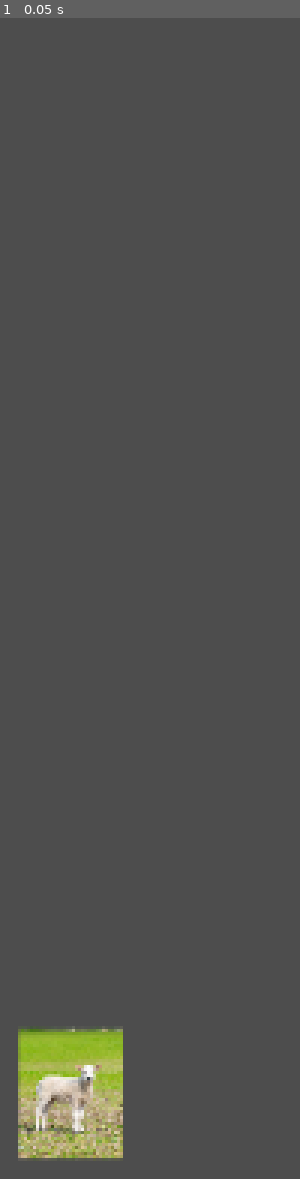
Above: before the commit, frame 1.
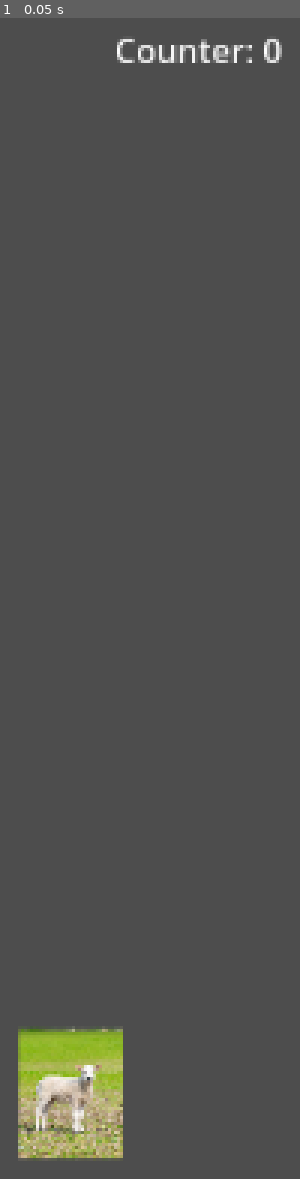
Above: after the commit, the same moment.

Repository: FrostyJoel/GameJam121124
Game: Godot game, scene res://scenes/count_sheep_minigame.tscn
Two runs of this game, one before a commit and one after it. Both use one fixed random seed, a clock stepped at 60 frames per second and the inputs below. This scene is started directly instead of the project's main scene.
Inputs:
- Up to frame 1 (0.05 s): no input

The runs differ from the first frame. In frame 1, 0.5% of the frame differs, in the area x 39-94%, y 1-4%.

Commit message:
Add UI
Add UI Text Label into Sheep Minigame

Diff:
--- a/scenes/count_sheep_minigame.tscn
+++ b/scenes/count_sheep_minigame.tscn
@@ -1,8 +1,11 @@
-[gd_scene load_steps=2 format=3 uid="uid://btutj8w673cxr"]
+[gd_scene load_steps=3 format=3 uid="uid://btutj8w673cxr"]
 
 [ext_resource type="Script" path="res://scripts/count_sheep_minigame.gd" id="1_snuaf"]
+[ext_resource type="PackedScene" uid="uid://cxply5sdvsb4n" path="res://ui/sheep_counter_ui.tscn" id="2_805o5"]
 
 [node name="CountingSheep" type="Node2D"]
 script = ExtResource("1_snuaf")
 
 [node name="Camera2D" type="Camera2D" parent="."]
+
+[node name="Control" parent="." instance=ExtResource("2_805o5")]
--- a/scripts/count_sheep_minigame.gd
+++ b/scripts/count_sheep_minigame.gd
@@ -1,6 +1,8 @@
 extends Node2D
 var RandAmountOfSheep : int = randi_range(1,6)
 var CurrentAmountOfSheep : int
+@onready var UI : RichTextLabel = $Control.get_child(0)
+
 
 # Called when the node enters the scene tree for the first time.
 func _ready() -> void:
--- /dev/null
+++ b/ui/sheep_counter_ui.tscn
@@ -0,0 +1,31 @@
+[gd_scene format=3 uid="uid://cxply5sdvsb4n"]
+
+[node name="Control" type="Control"]
+layout_mode = 3
+anchors_preset = 8
+anchor_left = 0.5
+anchor_top = 0.5
+anchor_right = 0.5
+anchor_bottom = 0.5
+offset_left = -500.0
+offset_top = -500.0
+offset_right = 500.0
+offset_bottom = 500.0
+grow_horizontal = 2
+grow_vertical = 2
+
+[node name="SheepCounterText" type="RichTextLabel" parent="."]
+layout_mode = 1
+anchors_preset = 8
+anchor_left = 0.5
+anchor_top = 0.5
+anchor_right = 0.5
+anchor_bottom = 0.5
+offset_left = -48.5
+offset_top = -300.0
+offset_right = 48.5
+offset_bottom = -271.0
+grow_horizontal = 2
+grow_vertical = 2
+text = "Counter: 0
+"
